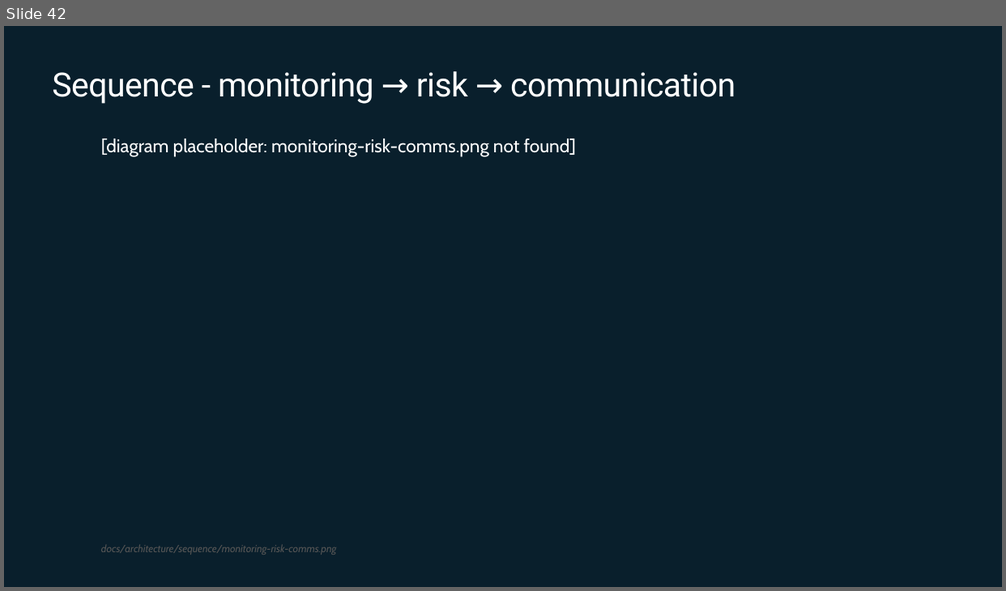
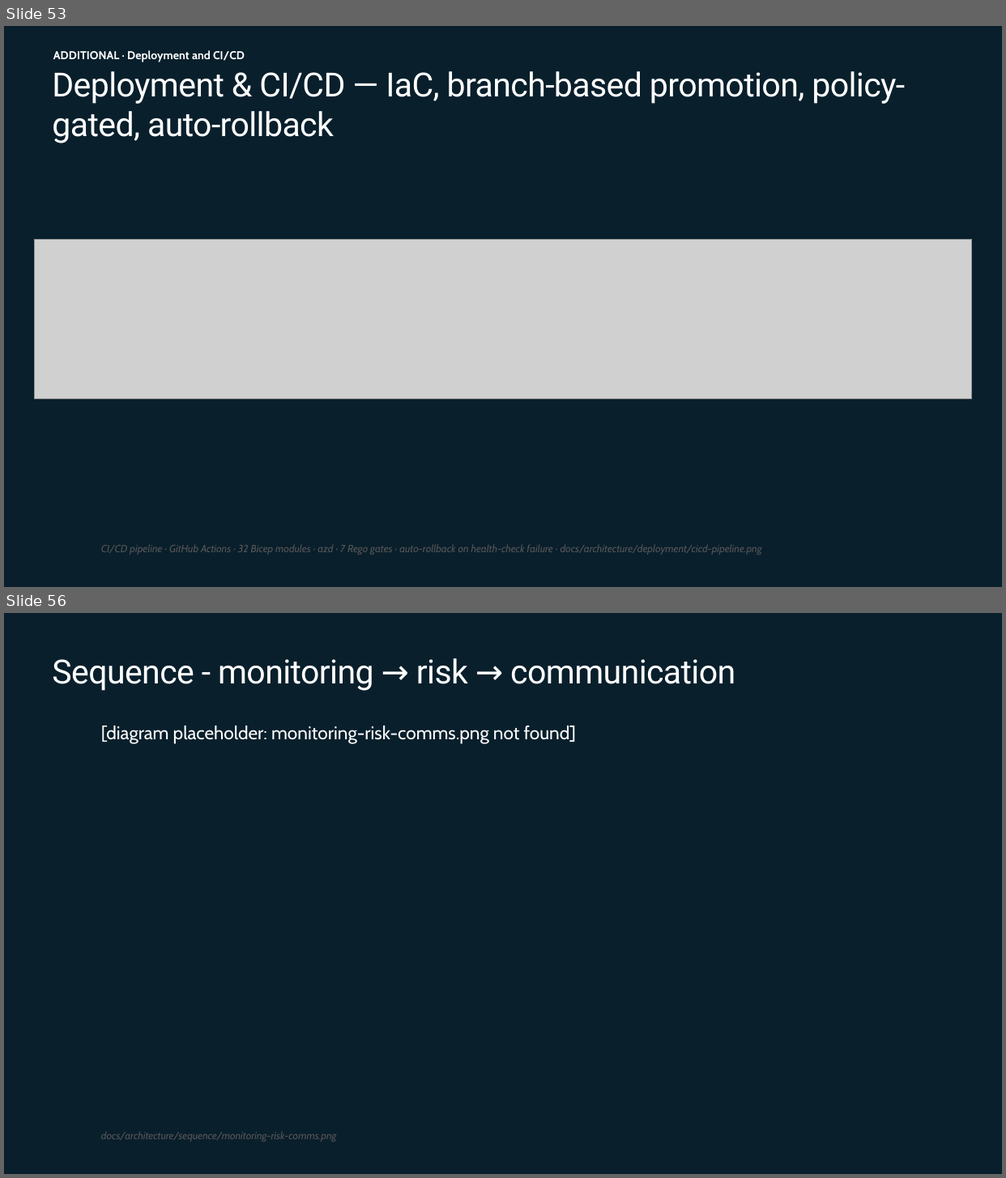
Before and after one commit to johnbilliris/ama, a slide deck: docs/ama-presentation/AMA_Capstone_Disaster_Response_Hub.pptx. Shown one above the other, each under a label of ours: slide 42 before the commit, slides 53 and 56 after it; the slides between them are not shown. The pictures are 1006x591 and 1006x1178 pixels, drawn with LibreOffice and Linux fonts; fonts in the diff are those of the drawing; grey boxes stand for pictures; background and template pictures are left out. Boxes give left, top, right and bottom in pixels: in the first picture for what was removed or moved away, otherwise in the second. Text is boxed around its words. In the diff, an @@ line names an element or a change of style, - is before the commit and + after.

```diff
--- a/docs/ama-presentation/AMA_Capstone_Disaster_Response_Hub.pptx
+++ b/docs/ama-presentation/AMA_Capstone_Disaster_Response_Hub.pptx
@@ slide 53 added at [4, 26, 1002, 587], background #091F2C @@
@@ title added at [52, 71, 905, 143], 32 pt, text #FFFFFF @@
+Deployment & CI/CD — IaC, branch-based promotion, policy-gated, auto-rollback
@@ text added at [53, 50, 245, 62], 11 pt, text #FFFFFF, bold @@
+ADDITIONAL · Deployment and CI/CD
@@ picture added at [35, 239, 972, 399] @@
@@ text added at [101, 544, 762, 555], 10 pt, text #555555, italic @@
+CI/CD pipeline · GitHub Actions · 32 Bicep modules · azd · 7 Rego gates · auto-rollback on health-check failure · docs/architecture/deployment/cicd-pipeline.png
@@ what was slide 42 is now slide 56 @@
```
Also in this commit, not shown: 13 other slides added, 6 other files.
